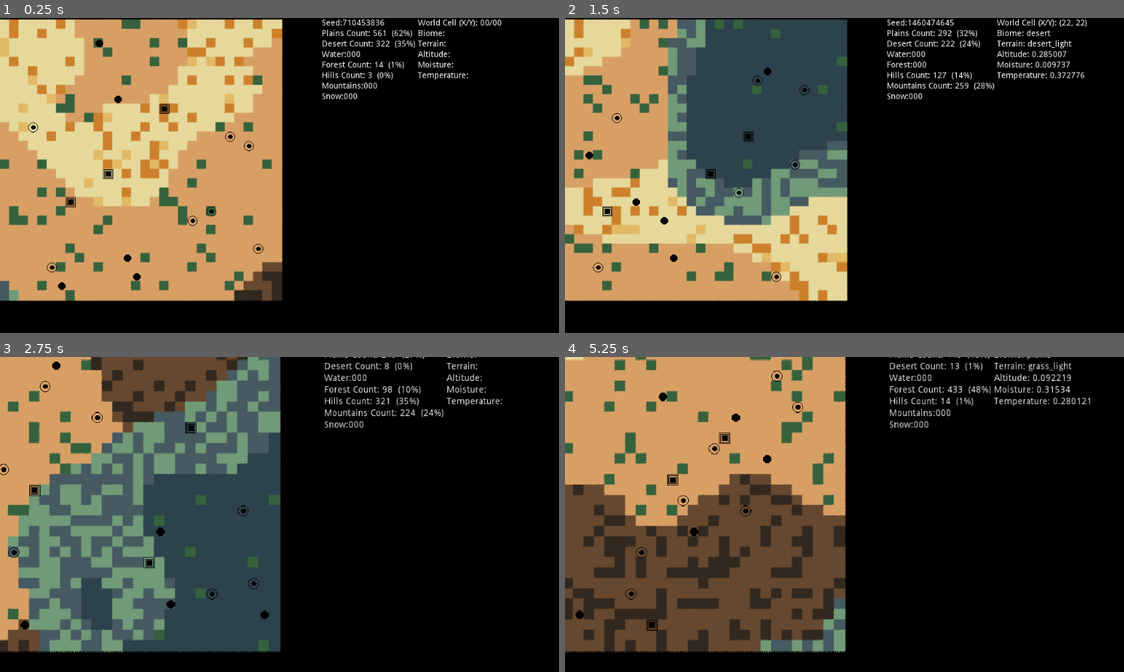
Above: before the commit, frames 1-4 (two rows, left to right).
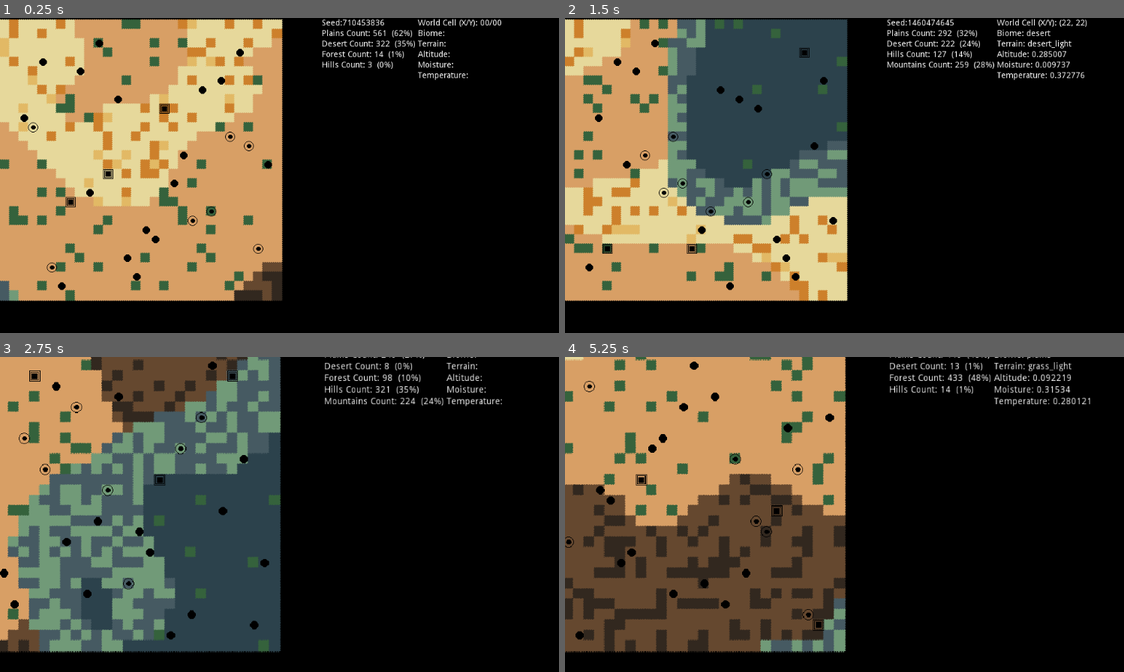
Above: after the commit, the same moments.

Repository: devonps/simple-terrain-gen
Game: Godot game, scene res://WorldGenerator.tscn
The game is run twice, just before and just after one commit, with the same random seed, the same clock (stepped at 60 frames per second) and the same inputs.
Inputs (mouse positions are in pixels of both pictures, inside the frame that each line leads up to):
- Up to frame 1 (0.25 s): no input
- Up to frame 2 (1.5 s): tap Enter (ui_accept) at 0.5, 0.77, 1.25 s; move the mouse to (995, 175) at 0.52 s; hold Mouse wheel up (zoom_in) 0.53-1.25 s; click (995, 175) at 0.67 s; drag from (743, 210) to (833, 263) at 1.27 s
- Up to frame 3 (2.75 s): tap Enter (ui_accept) at 2 s; move the mouse to (357, 454) at 2.02 s; hold Mouse wheel up (zoom_in) from 2.03 s (still down); click (357, 454) at 2.17 s
- Up to frame 4 (5.25 s): release Mouse wheel up (zoom_in) at 2.75 s; tap Enter (ui_accept) at 2.75, 3.5, 3.77, 4.25 s; drag from (833, 602) to (682, 479) at 2.77 s; move the mouse to (1045, 583) at 3.52 s; hold Mouse wheel up (zoom_in) 3.53-4.25 s; click (1045, 583) at 3.67 s; drag from (682, 479) to (777, 445) at 4.27 s; move the mouse to (894, 533) at 5.02 s; hold Mouse wheel up (zoom_in) from 5.03 s (still down); click (894, 533) at 5.17 s

The runs differ from the first frame. In frame 1, 1.0% of the frame differs, in the area x 3-73%, y 9-72%; in frame 2, 2.1%; in frame 3, 2.5%, in the area x 0-80%, y 1-90%; in frame 4, 2.4%.

Commit message:
Tweaked town size numbers

Diff:
--- a/WorldGenerator.gd
+++ b/WorldGenerator.gd
@@ -146,7 +146,7 @@
 
 	var max_large_towns = 3
 	var max_medium_towns = 7
-	var max_small_towns = 5
+	var max_small_towns = 17
 
 	var large_town_map_edge_buffer = 2
 	var medium_town_map_edge_buffer = 2
--- a/WorldGenerator.tscn
+++ b/WorldGenerator.tscn
@@ -320,16 +320,17 @@
 size_flags_horizontal = 3
 
 [node name="Test1" type="VBoxContainer" parent="debug/HBoxContainer"]
-margin_right = 95.0
-margin_bottom = 140.0
+margin_right = 59.0
+margin_bottom = 104.0
 
 [node name="seedlabel" type="Label" parent="debug/HBoxContainer/Test1"]
-margin_right = 95.0
+margin_right = 59.0
 margin_bottom = 14.0
 custom_colors/font_color = Color( 1, 1, 1, 1 )
 text = "Seed:000"
 
 [node name="PlainsLabel" type="Label" parent="debug/HBoxContainer/Test1"]
+visible = false
 margin_top = 18.0
 margin_right = 95.0
 margin_bottom = 32.0
@@ -337,51 +338,57 @@
 text = "Plains:000"
 
 [node name="DesertLabel" type="Label" parent="debug/HBoxContainer/Test1"]
-margin_top = 36.0
-margin_right = 95.0
-margin_bottom = 50.0
+visible = false
+margin_top = 18.0
+margin_right = 95.0
+margin_bottom = 32.0
 custom_colors/font_color = Color( 1, 1, 1, 1 )
 text = "Desert:000"
 
 [node name="WaterLabel" type="Label" parent="debug/HBoxContainer/Test1"]
-margin_top = 54.0
-margin_right = 95.0
-margin_bottom = 68.0
+visible = false
+margin_top = 18.0
+margin_right = 95.0
+margin_bottom = 32.0
 custom_colors/font_color = Color( 1, 1, 1, 1 )
 text = "Water:000"
 
 [node name="ForestLabel" type="Label" parent="debug/HBoxContainer/Test1"]
-margin_top = 72.0
-margin_right = 95.0
-margin_bottom = 86.0
+visible = false
+margin_top = 18.0
+margin_right = 95.0
+margin_bottom = 32.0
 custom_colors/font_color = Color( 1, 1, 1, 1 )
 text = "Forest:000"
 
 [node name="HillsLabel" type="Label" parent="debug/HBoxContainer/Test1"]
-margin_top = 90.0
-margin_right = 95.0
+visible = false
+margin_top = 18.0
+margin_right = 95.0
+margin_bottom = 32.0
+custom_colors/font_color = Color( 1, 1, 1, 1 )
+text = "Hills:000"
+
+[node name="MountainsLabel" type="Label" parent="debug/HBoxContainer/Test1"]
+visible = false
+margin_top = 18.0
+margin_right = 95.0
+margin_bottom = 32.0
+custom_colors/font_color = Color( 1, 1, 1, 1 )
+text = "Mountains:000"
+
+[node name="SnowLabel" type="Label" parent="debug/HBoxContainer/Test1"]
+visible = false
+margin_top = 18.0
+margin_right = 61.0
+margin_bottom = 32.0
+custom_colors/font_color = Color( 1, 1, 1, 1 )
+text = "Snow:000"
+
+[node name="cell" type="VBoxContainer" parent="debug/HBoxContainer"]
+margin_left = 63.0
+margin_right = 206.0
 margin_bottom = 104.0
-custom_colors/font_color = Color( 1, 1, 1, 1 )
-text = "Hills:000"
-
-[node name="MountainsLabel" type="Label" parent="debug/HBoxContainer/Test1"]
-margin_top = 108.0
-margin_right = 95.0
-margin_bottom = 122.0
-custom_colors/font_color = Color( 1, 1, 1, 1 )
-text = "Mountains:000"
-
-[node name="SnowLabel" type="Label" parent="debug/HBoxContainer/Test1"]
-margin_top = 126.0
-margin_right = 95.0
-margin_bottom = 140.0
-custom_colors/font_color = Color( 1, 1, 1, 1 )
-text = "Snow:000"
-
-[node name="cell" type="VBoxContainer" parent="debug/HBoxContainer"]
-margin_left = 99.0
-margin_right = 242.0
-margin_bottom = 140.0
 
 [node name="cellLabel" type="Label" parent="debug/HBoxContainer/cell"]
 margin_right = 143.0
